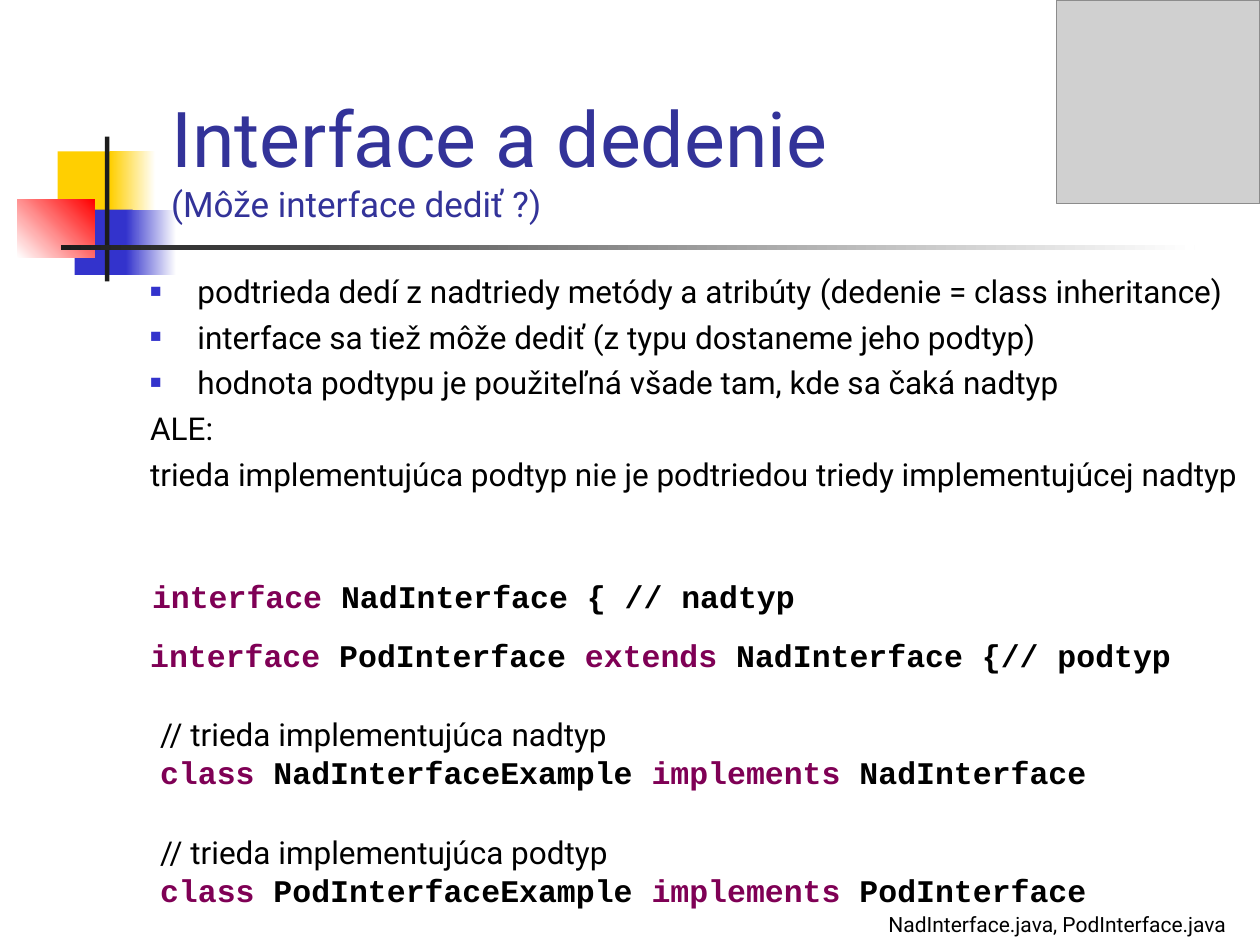
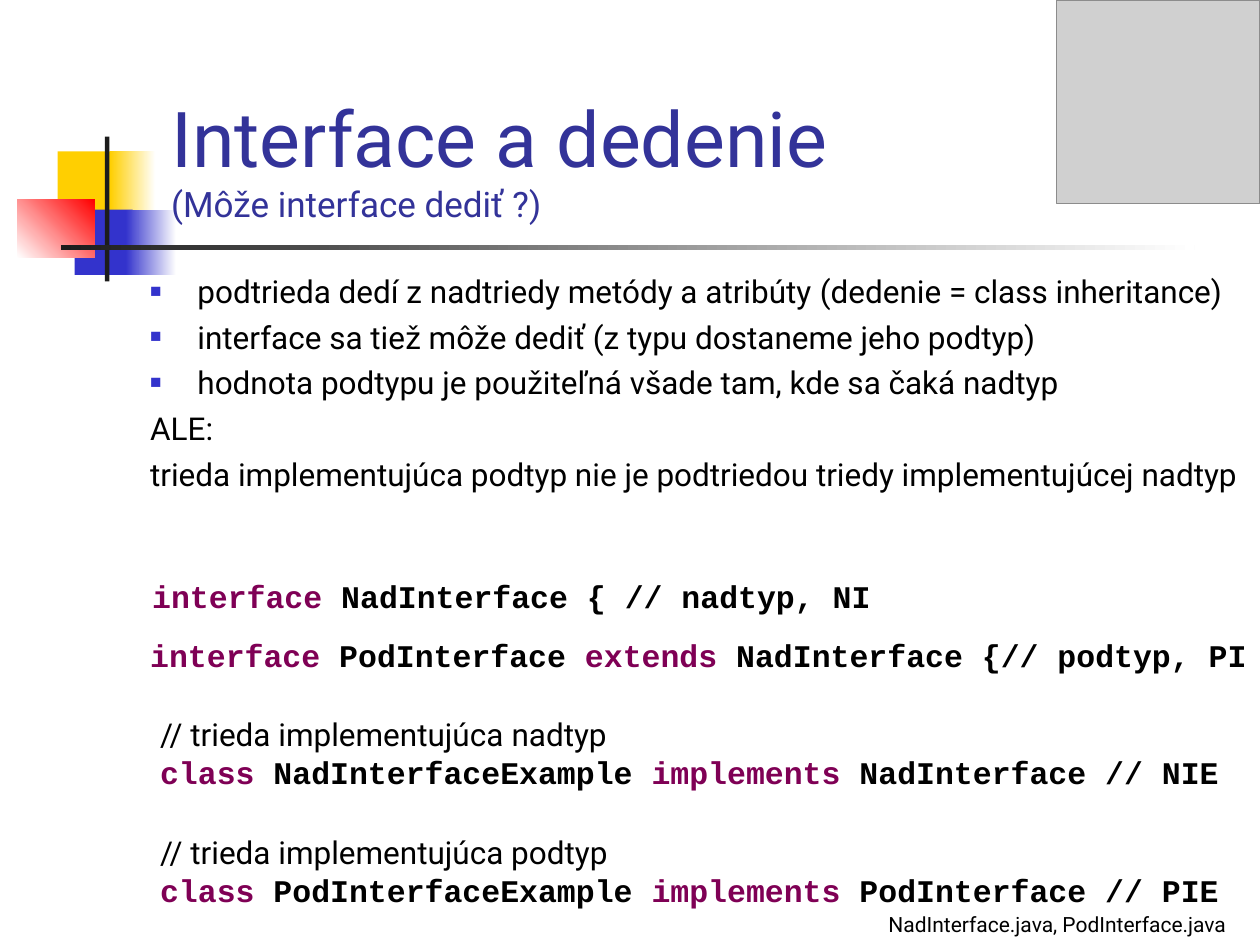
Before and after one commit to Programovanie4/Prednasky, a slide deck: slide 6 of 05/05_java.ppt (slide 4 before the commit). Drawn at 1260x945 pixels with LibreOffice and Linux fonts; fonts in the diff are those of the drawing; grey boxes stand for pictures. Boxes give left, top, right and bottom in pixels: in the first picture for what was removed or moved away, otherwise in the second. Text is boxed around its words. In the diff, an @@ line names an element or a change of style, - is before the commit and + after.

```diff
--- a/05/05_java.ppt
+++ b/05/05_java.ppt
@@ text at [152,586,871,615]: text changed @@
-interface NadInterface { // nadtyp
+interface NadInterface { // nadtyp, NI
@@ text at [150,645,1247,674]: text changed @@
-interface PodInterface extends NadInterface {// podtyp
+interface PodInterface extends NadInterface {// podtyp, PI
@@ text at [160,761,1219,791]: text changed @@
-class NadInterfaceExample implements NadInterface
+class NadInterfaceExample implements NadInterface // NIE
@@ text at [160,879,1219,909]: text changed @@
-class PodInterfaceExample implements PodInterface
+class PodInterfaceExample implements PodInterface // PIE
```
Also in this commit, not shown: 11 other slides changed, 2 slides added, 1 other file.
